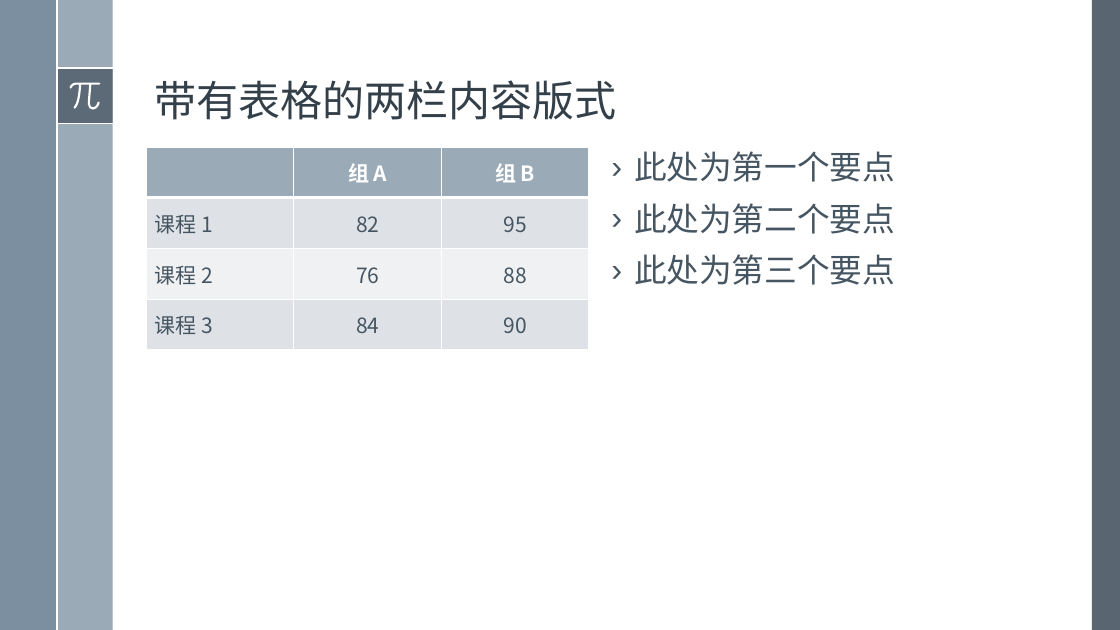
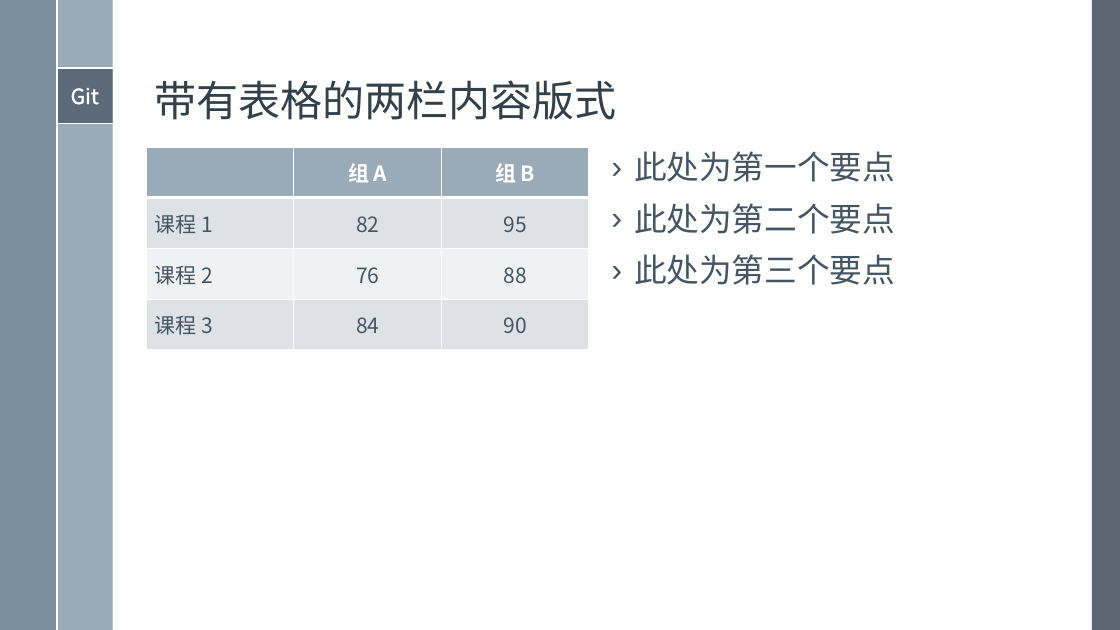
Before and after one commit to xami/joke, a slide deck: slide 20 of docs/windows模板/演示文稿 2.pptx (slide 4 before the commit). Drawn at 1120x630 pixels with LibreOffice and Linux fonts; fonts in the diff are those of the drawing. Boxes give left, top, right and bottom in pixels: in the first picture for what was removed or moved away, otherwise in the second. Text is boxed around its words. In the diff, an @@ line names an element or a change of style, - is before the commit and + after.

```diff
--- a/docs/windows模板/演示文稿 2.pptx
+++ b/docs/windows模板/演示文稿 2.pptx
@@ freeform shape removed at (70,82,101,109) @@
@@ text in rectangle at (71,88,99,105): text added @@
+Git
```
Also in this commit, not shown: 2 other slides changed, 20 slides added, 5 slides removed, 8 other files.
